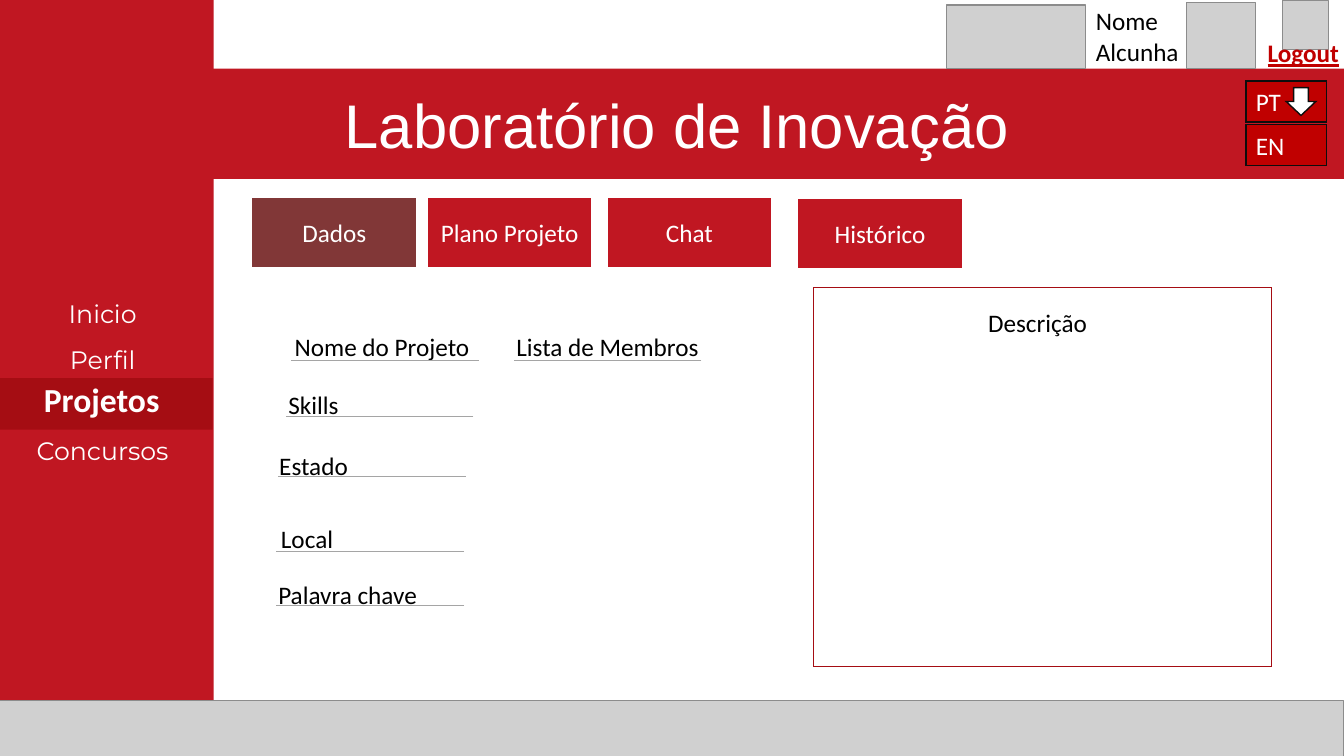
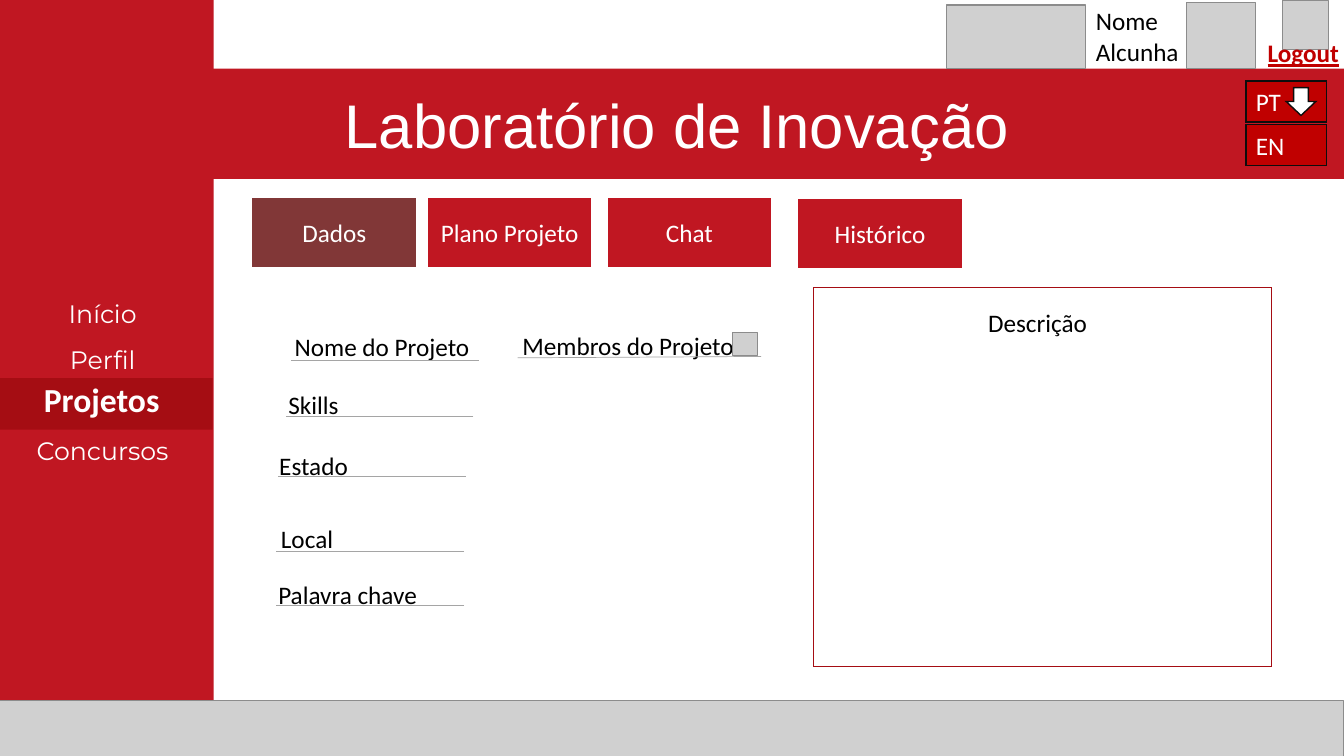
Before and after one commit to Reaf25pt/CriticalProject, a slide deck: slide 16 of frontend/Projetofinal.pptx. Drawn at 1344x756 pixels with LibreOffice and Linux fonts; fonts in the diff are those of the drawing; grey boxes stand for pictures. Boxes give left, top, right and bottom in pixels: in the first picture for what was removed or moved away, otherwise in the second. Text is boxed around its words. In the diff, an @@ line names an element or a change of style, - is before the commit and + after.

```diff
--- a/frontend/Projetofinal.pptx
+++ b/frontend/Projetofinal.pptx
@@ text in rectangle at (x1=69, y1=304, x2=137, y2=323): text changed @@
-Inicio
+Início
@@ line moved from (702, 360) - (514, 360) to (761, 357) - (518, 358) @@
@@ text at (x1=522, y1=334, x2=734, y2=360): text changed @@
-Lista de Membros
+Membros do Projeto
@@ picture added at (x1=733, y1=333, x2=757, y2=356) @@
```
Also in this commit, not shown: 20 other slides changed.
